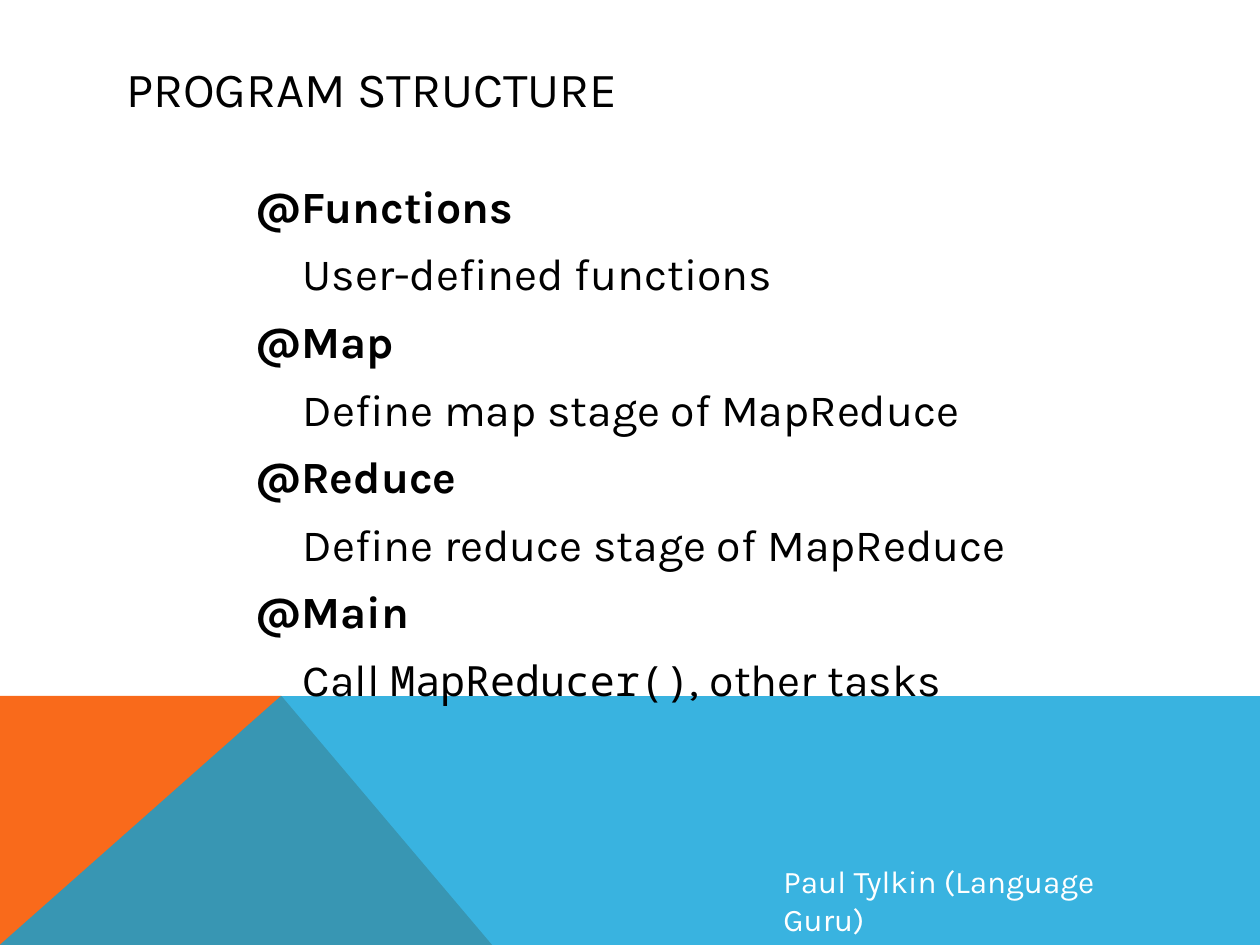
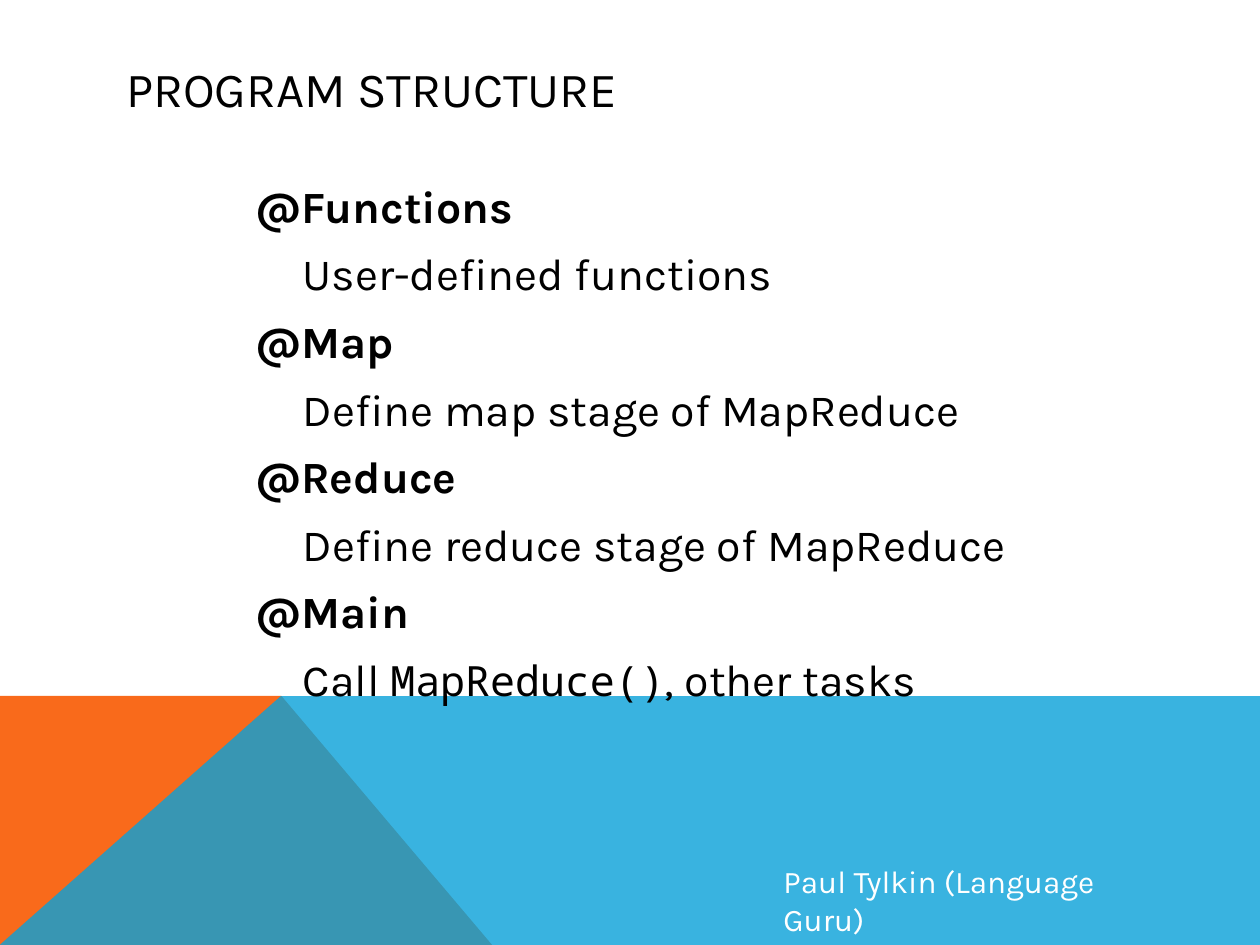
Before and after one commit to smessing/Hog, a slide deck: slide 9 of demo/demo.pptx. Drawn at 1260x945 pixels with LibreOffice and Linux fonts; fonts in the diff are those of the drawing. Boxes give left, top, right and bottom in pixels: in the first picture for what was removed or moved away, otherwise in the second. Text is boxed around its words. In the diff, an @@ line names an element or a change of style, - is before the commit and + after.

Commit message:
fixing typo/.

```diff
--- a/demo/demo.pptx
+++ b/demo/demo.pptx
@@ text at (303, 664, 916, 708): text changed @@
-Call MapReducer(), other tasks
+Call MapReduce(), other tasks
```
